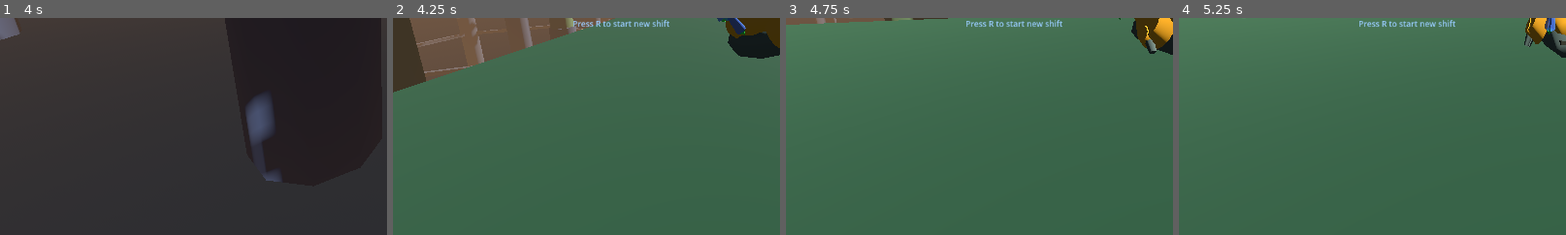
Above: before the commit, frames 1-4 (left to right).
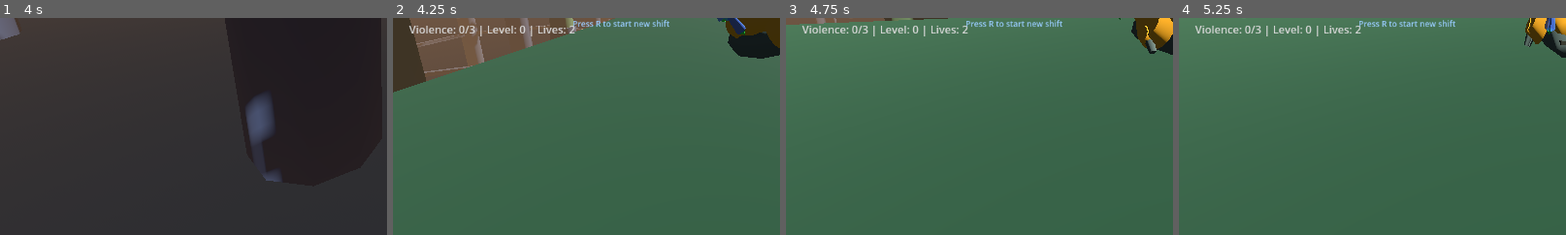
Above: after the commit, the same moments.

Repository: TaxiService/fcar
Game: Godot game, scene res://city/city_test.tscn
The game is run twice, just before and just after one commit, with the same random seed, the same clock (stepped at 60 frames per second) and the same inputs.
Inputs (mouse positions are % of the whole screen's width and height, from its top left):
- Up to frame 1 (4 s): tap Enter at 0.5 s; move the mouse to (55, 50) at 0.52 s; hold W (forward) from 0.53 s (still down); tap N at 0.6, 1.55, 2.3, 3.05, 3.8 s; click (55, 50) at 0.67 s; tap Space (jump) at 0.77, 1.52, 3.02, 3.77 s; move the mouse to (45, 50) at 1.27 s; tap Shift (boost) at 1.35 s; move the mouse to (52, 48) at 2.02 s; tap R (confirm) at 2.1 s; move the mouse to (49, 52) at 2.77 s; tap C (crouch) at 2.85 s; click (49, 52) at 2.92 s; move the mouse to (57, 51) at 3.52 s; tap V (toggle_auto_hover) at 3.6 s
- Up to frame 2 (4.25 s): keep holding W (forward); tap T (cancel) at 4.15 s
- Up to frame 3 (4.75 s): release W (forward) at 4.25 s; drag from (20, 35) to (35, 25) at 4.27 s
- Up to frame 4 (5.25 s): move the mouse to (55, 50) at 5.02 s; hold S (backward) from 5.03 s (still down); tap N at 5.1 s; click (55, 50) at 5.17 s
The pictures show only the part of the screen within x 0-50%, y 50-100%; the shares and areas given below are measured in that part.

Frame 1 is identical in both runs. In frame 2, 0.7% of the frame differs, in the area x 4-48%, y 3-9%; in frame 3, 0.7%; in frame 4, 0.7%.

Commit message:
phase 5 - justice system, violence tracking, lives and game over
Co-Authored-By: Claude Opus 4.6 <noreply@anthropic.com>

Diff:
--- a/fcar/FCar.gd
+++ b/fcar/FCar.gd
@@ -181,6 +181,13 @@
 var hospital_destination: PointOfInterest = null  # Nearest hospital for delivery
 var _hospital_dest_timer: float = 0.0
 
+# Car destruction/respawn
+var justice_system: JusticeSystem = null
+var game_over_screen: Node = null  # GameOverScreen
+var _car_destroyed: bool = false
+var _spawn_position: Vector3
+var _spawn_rotation: Vector3
+
 signal passenger_boarded(person: Person)
 signal passenger_delivered(person: Person, destination: Node)
 signal passenger_ejected(person: Person)
@@ -192,6 +199,8 @@
 
 
 func _ready():
+	_spawn_position = global_position
+	_spawn_rotation = rotation
 	_init_subsystems()
 
 
@@ -258,6 +267,12 @@
 	# Create shift selector popup
 	_create_shift_selector()
 
+	# Create justice system (violence tracking and lives)
+	_create_justice_system()
+
+	# Create game over screen
+	_create_game_over_screen()
+
 
 func _create_shift_manager():
 	shift_manager = ShiftManager.new()
@@ -275,6 +290,37 @@
 	shift_selector.shift_resumed.connect(_on_shift_resumed)
 	shift_selector.cancelled.connect(_on_shift_selector_cancelled)
 	get_tree().root.add_child.call_deferred(shift_selector)
+
+
+func _create_justice_system():
+	justice_system = JusticeSystem.new()
+	justice_system.name = "JusticeSystem"
+	get_tree().root.add_child.call_deferred(justice_system)
+
+	# Connect signals (deferred since node isn't in tree yet)
+	justice_system.life_lost.connect(_on_life_lost)
+	justice_system.game_over.connect(_on_game_over)
+
+
+func _create_game_over_screen():
+	game_over_screen = GameOverScreen.new()
+	game_over_screen.name = "GameOverScreen"
+	game_over_screen.shift_manager = shift_manager
+	game_over_screen.justice_system = justice_system
+	get_tree().root.add_child.call_deferred(game_over_screen)
+
+
+func _on_life_lost(lives_remaining: int):
+	if lives_remaining > 0:
+		destroy_and_respawn()
+
+
+func _on_game_over():
+	destroy_no_respawn()
+	# Show game over screen after a delay
+	await get_tree().create_timer(3.0).timeout
+	if game_over_screen:
+		game_over_screen.show_game_over()
 
 
 func _on_shift_selected(fare_count: int):
@@ -548,6 +594,9 @@
 
 
 func _physics_process(delta):
+	if _car_destroyed:
+		return
+
 	# Update player position for proximity-based people management
 	if people_manager:
 		people_manager.set_player_position(global_position)
@@ -1217,6 +1266,8 @@
 	if shift_manager:
 		shift_manager.deduct_score(400)
 		print("PENALTY: -400 points (person broken). Score: %d" % shift_manager.get_score())
+	if justice_system:
+		justice_system.report_person_broken()
 	print("PERSON BROKEN at %s (speed: %.1f km/h, roll: %d, DC: %d, signal_listeners: %d)" % [
 		pos, speed_kmh, roll, dc, person_broken.get_connections().size()])
 	people_manager.remove_person(person)
@@ -1254,6 +1305,8 @@
 			continue
 		if part.collision_immune_timer > 0.0:
 			continue
+		if part.in_cargo or part.collecting:
+			continue
 
 		var part_pos = part.global_position
 
@@ -1270,27 +1323,146 @@
 		if _point_to_segment_distance_sq(collision_point, capsule_a, capsule_b) > hit_radius_sq:
 			continue
 
-		# HIT
+		# HIT — calculate common values
+		var hit_dir = part_pos - car_pos
+		hit_dir.y = 0
+		if hit_dir.length_squared() < 0.001:
+			hit_dir = Vector3.FORWARD
+		else:
+			hit_dir = hit_dir.normalized()
+
+		var impact_speed = max(Vector3(car_vel.x, 0, car_vel.z).dot(hit_dir), 0.0)
+
 		if part.is_core and part.at_rest:
-			print("CORE SQUISHED at %s" % part_pos)
+			# Core collision — push or constitution save
+			if impact_speed < 11.1:  # Below ~40 km/h: push
+				_push_part(part, hit_dir, impact_speed, car_vel)
+			else:
+				# Constitution save
+				var speed_kmh = impact_speed * 3.6
+				var roll = randi_range(1, 20)
+				var dc = 8.0 + (speed_kmh - 40.0) * 0.25
+				dc = clamp(dc, 8.0, 18.0)
+
+				if roll >= int(dc):
+					# Survived — push with more force
+					_push_part(part, hit_dir, impact_speed * 1.5, car_vel)
+					print("Core survived! (roll: %d, DC: %d, speed: %.0f km/h)" % [roll, int(dc), speed_kmh])
+				else:
+					# SQUISHED — destroy core
+					print("CORE SQUISHED at %s (roll: %d, DC: %d, speed: %.0f km/h)" % [part_pos, roll, int(dc), speed_kmh])
+					part.collision_immune_timer = 99.0
+					if justice_system:
+						justice_system.report_core_squished()
+					people_manager.all_parts.erase(part)
+					part.queue_free()
 		else:
 			# Re-scatter body part (or non-resting core)
-			var hit_dir = part_pos - car_pos
-			hit_dir.y = 0
-			if hit_dir.length_squared() < 0.001:
-				hit_dir = Vector3.FORWARD
-			else:
-				hit_dir = hit_dir.normalized()
-
-			var scatter_angle = randf() * TAU
-			var scatter_speed = randf_range(2.0, 5.0)
-			part.velocity = Vector3(
-				cos(scatter_angle) * scatter_speed,
-				randf_range(1.0, 3.0),
-				sin(scatter_angle) * scatter_speed
-			) + car_vel * 0.3
-			part.at_rest = false
-			part.collision_immune_timer = 1.0
+			_push_part(part, hit_dir, impact_speed, car_vel)
+
+
+# ===== CAR DESTRUCTION / RESPAWN =====
+
+func destroy_and_respawn():
+	if _car_destroyed:
+		return
+	_car_destroyed = true
+
+	# Eject everything
+	_eject_all_passengers()
+
+	# Exit hospital mode
+	if hospital_mode:
+		_exit_hospital_mode()
+
+	# Cancel ready state
+	if is_ready_for_fares:
+		_cancel_ready_state()
+
+	# Stop the car
+	linear_velocity = Vector3.ZERO
+	angular_velocity = Vector3.ZERO
+
+	# Hide the car
+	visible = false
+
+	print("Car destroyed! Respawning in 3 seconds...")
+
+	# Wait then respawn
+	await get_tree().create_timer(3.0).timeout
+	_respawn()
+
+
+func destroy_no_respawn():
+	if _car_destroyed:
+		return
+	_car_destroyed = true
+
+	# Eject everything
+	_eject_all_passengers()
+
+	if hospital_mode:
+		_exit_hospital_mode()
+	if is_ready_for_fares:
+		_cancel_ready_state()
+
+	linear_velocity = Vector3.ZERO
+	angular_velocity = Vector3.ZERO
+	visible = false
+
+	print("Car destroyed! GAME OVER")
+
+
+func _respawn():
+	# Reset position
+	global_position = _spawn_position
+	rotation = _spawn_rotation
+	linear_velocity = Vector3.ZERO
+	angular_velocity = Vector3.ZERO
+
+	# Reset state
+	_car_destroyed = false
+	visible = true
+	is_stable = true
+	disabled_time_remaining = 0.0
+	grace_period_remaining = 0.0
+	thrust_power = 1.0
+	lock_height = false
+	handbrake_active = false
+	handbrake_locked = false
+
+	# Reset input state
+	current_pitch = 0.0
+	current_roll = 0.0
+	current_throttle = 0.0
+	current_yaw = 0.0
+	controls_locked = false
+	locked_actions.clear()
+	locked_keys.clear()
+	masked_actions.clear()
+	masked_keys.clear()
+
+	# Clear cargo/passenger state
+	hospital_mode = false
+	hospital_destination = null
+	hospital_mode_changed.emit(false)
+	if part_markers:
+		part_markers.set_active(false)
+
+	var lives_left = justice_system.lives if justice_system else "?"
+	print("Car respawned. Lives: %s" % lives_left)
+
+
+func _push_part(part: PersonPart, hit_dir: Vector3, impact_speed: float, car_vel: Vector3):
+	var scatter_angle = randf() * TAU
+	var scatter_speed = randf_range(2.0, 5.0) + impact_speed * 0.3
+	part.velocity = Vector3(
+		cos(scatter_angle) * scatter_speed,
+		randf_range(1.0, 3.0),
+		sin(scatter_angle) * scatter_speed
+	) + car_vel * 0.3
+	part.at_rest = false
+	part.collision_immune_timer = 1.0
 
 
 # ===== HOSPITAL MODE =====
--- /dev/null
+++ b/systems/JusticeSystem.gd
@@ -0,0 +1,58 @@
+class_name JusticeSystem
+extends Node
+
+# Violence tracking, lives, and escalation system
+
+const CORES_PER_STRIKE: int = 3
+const STARTING_LIVES: int = 2
+
+var cores_squished: int = 0
+var violence_level: int = 0
+var lives: int = STARTING_LIVES
+var is_game_over: bool = false
+
+# Stats for game over screen
+var total_cores_squished: int = 0
+var total_people_broken: int = 0
+
+signal core_squished(total_squished: int, cores_until_strike: int)
+signal violence_escalated(new_level: int, lives_remaining: int)
+signal life_lost(lives_remaining: int)
+signal game_over()
+
+
+func report_core_squished():
+	cores_squished += 1
+	total_cores_squished += 1
+
+	var remaining = CORES_PER_STRIKE - cores_squished
+	core_squished.emit(cores_squished, remaining)
+	print("CORE SQUISHED! %d/%d until strike. Violence level: %d" % [cores_squished, CORES_PER_STRIKE, violence_level])
+
+	if cores_squished >= CORES_PER_STRIKE:
+		cores_squished = 0
+		violence_level += 1
+		lives -= 1
+
+		violence_escalated.emit(violence_level, lives)
+		life_lost.emit(lives)
+
+		if lives <= 0:
+			is_game_over = true
+			game_over.emit()
+			print("GAME OVER - too much violence")
+		else:
+			print("STRIKE %d! Car destroyed. Lives remaining: %d" % [violence_level, lives])
+
+
+func report_person_broken():
+	total_people_broken += 1
+
+
+func reset():
+	cores_squished = 0
+	violence_level = 0
+	lives = STARTING_LIVES
+	is_game_over = false
+	total_cores_squished = 0
+	total_people_broken = 0
--- a/ui/DebugWindow.gd
+++ b/ui/DebugWindow.gd
@@ -21,6 +21,7 @@
 var ready_label: Label
 var stability_label: Label
 var heightlock_label: Label
+var violence_label: Label
 
 
 func _ready():
@@ -97,6 +98,11 @@
 	parts_ground_label = Label.new()
 	parts_ground_label.text = "Parts on ground: ---"
 	vbox.add_child(parts_ground_label)
+
+	# Violence tracking
+	violence_label = Label.new()
+	violence_label.text = "Violence: ---"
+	vbox.add_child(violence_label)
 
 	# Apply style to all labels
 	for child in vbox.get_children():
@@ -222,3 +228,18 @@
 		parts_ground_label.text = "Parts on ground: %d" % car_ref.people_manager.all_parts.size()
 	else:
 		parts_ground_label.text = "Parts on ground: ---"
+
+	# Update violence tracking
+	if "justice_system" in car_ref and car_ref.justice_system:
+		var js = car_ref.justice_system
+		violence_label.text = "Violence: %d/%d | Level: %d | Lives: %d" % [
+			js.cores_squished, js.CORES_PER_STRIKE, js.violence_level, js.lives]
+		# Color based on danger level
+		if js.lives <= 0:
+			violence_label.add_theme_color_override("font_color", Color(1.0, 0.0, 0.0))
+		elif js.cores_squished > 0:
+			violence_label.add_theme_color_override("font_color", Color(1.0, 0.6, 0.2))
+		else:
+			violence_label.add_theme_color_override("font_color", Color(0.85, 0.85, 0.85))
+	else:
+		violence_label.text = "Violence: ---"
--- /dev/null
+++ b/ui/GameOverScreen.gd
@@ -0,0 +1,109 @@
+class_name GameOverScreen
+extends CanvasLayer
+
+var shift_manager: ShiftManager = null
+var justice_system: JusticeSystem = null
+
+var _overlay: ColorRect
+var _title_label: Label
+var _stats_label: Label
+var _prompt_label: Label
+
+
+func _ready():
+	layer = 200
+	visible = false
+	process_mode = Node.PROCESS_MODE_ALWAYS
+	_build_ui()
+
+
+func _build_ui():
+	# Dark overlay
+	_overlay = ColorRect.new()
+	_overlay.color = Color(0.0, 0.0, 0.0, 0.75)
+	_overlay.set_anchors_and_offsets_preset(Control.PRESET_FULL_RECT)
+	add_child(_overlay)
+
+	# Center container
+	var center = CenterContainer.new()
+	center.set_anchors_and_offsets_preset(Control.PRESET_FULL_RECT)
+	add_child(center)
+
+	var vbox = VBoxContainer.new()
+	vbox.add_theme_constant_override("separation", 20)
+	vbox.alignment = BoxContainer.ALIGNMENT_CENTER
+	center.add_child(vbox)
+
+	# GAME OVER title
+	_title_label = Label.new()
+	_title_label.text = "GAME OVER"
+	_title_label.add_theme_font_size_override("font_size", 64)
+	_title_label.add_theme_color_override("font_color", Color(1.0, 0.2, 0.2))
+	_title_label.add_theme_color_override("font_outline_color", Color(0.0, 0.0, 0.0))
+	_title_label.add_theme_constant_override("outline_size", 8)
+	_title_label.horizontal_alignment = HORIZONTAL_ALIGNMENT_CENTER
+	vbox.add_child(_title_label)
+
+	# Stats
+	_stats_label = Label.new()
+	_stats_label.text = ""
+	_stats_label.add_theme_font_size_override("font_size", 20)
+	_stats_label.add_theme_color_override("font_color", Color(0.85, 0.85, 0.85))
+	_stats_label.horizontal_alignment = HORIZONTAL_ALIGNMENT_CENTER
+	vbox.add_child(_stats_label)
+
+	# Key prompts
+	_prompt_label = Label.new()
+	_prompt_label.text = "[R] Restart    [N] New Game    [Esc] Quit"
+	_prompt_label.add_theme_font_size_override("font_size", 18)
+	_prompt_label.add_theme_color_override("font_color", Color(0.6, 0.8, 1.0))
+	_prompt_label.horizontal_alignment = HORIZONTAL_ALIGNMENT_CENTER
+	vbox.add_child(_prompt_label)
+
+
+func show_game_over():
+	# Build stats text
+	var lines: Array[String] = []
+
+	if shift_manager:
+		lines.append("Score: %d" % shift_manager.get_score())
+		lines.append("Fares completed: %d" % shift_manager.get_fare_count())
+
+	if justice_system:
+		lines.append("People broken: %d" % justice_system.total_people_broken)
+		lines.append("Cores squished: %d" % justice_system.total_cores_squished)
+
+	_stats_label.text = "\n".join(lines)
+
+	visible = true
+	get_tree().paused = true
+
+
+func _unhandled_input(event: InputEvent):
+	if not visible:
+		return
+
+	if event is InputEventKey and event.pressed:
+		match event.keycode:
+			KEY_R:
+				_restart_same_seed()
+			KEY_N:
+				_new_game()
+			KEY_ESCAPE:
+				get_tree().paused = false
+				get_tree().quit()
+
+
+func _restart_same_seed():
+	get_tree().paused = false
+	get_tree().reload_current_scene()
+
+
+func _new_game():
+	# Set CityGenerator to use random seed before reload
+	if has_node("/root/CityGrid"):
+		var city_grid = get_node("/root/CityGrid")
+		if city_grid.get("city_generator") and city_grid.city_generator:
+			city_grid.city_generator.use_random_seed = true
+	get_tree().paused = false
+	get_tree().reload_current_scene()
